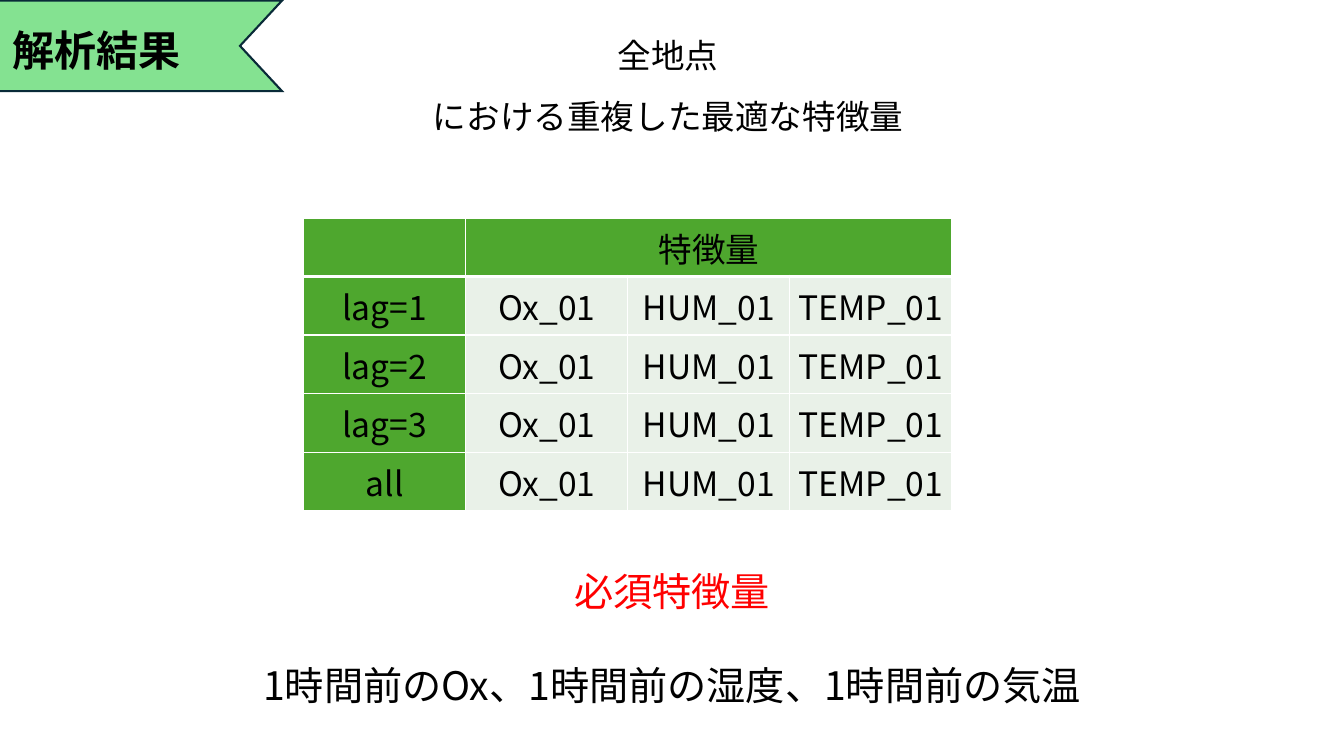
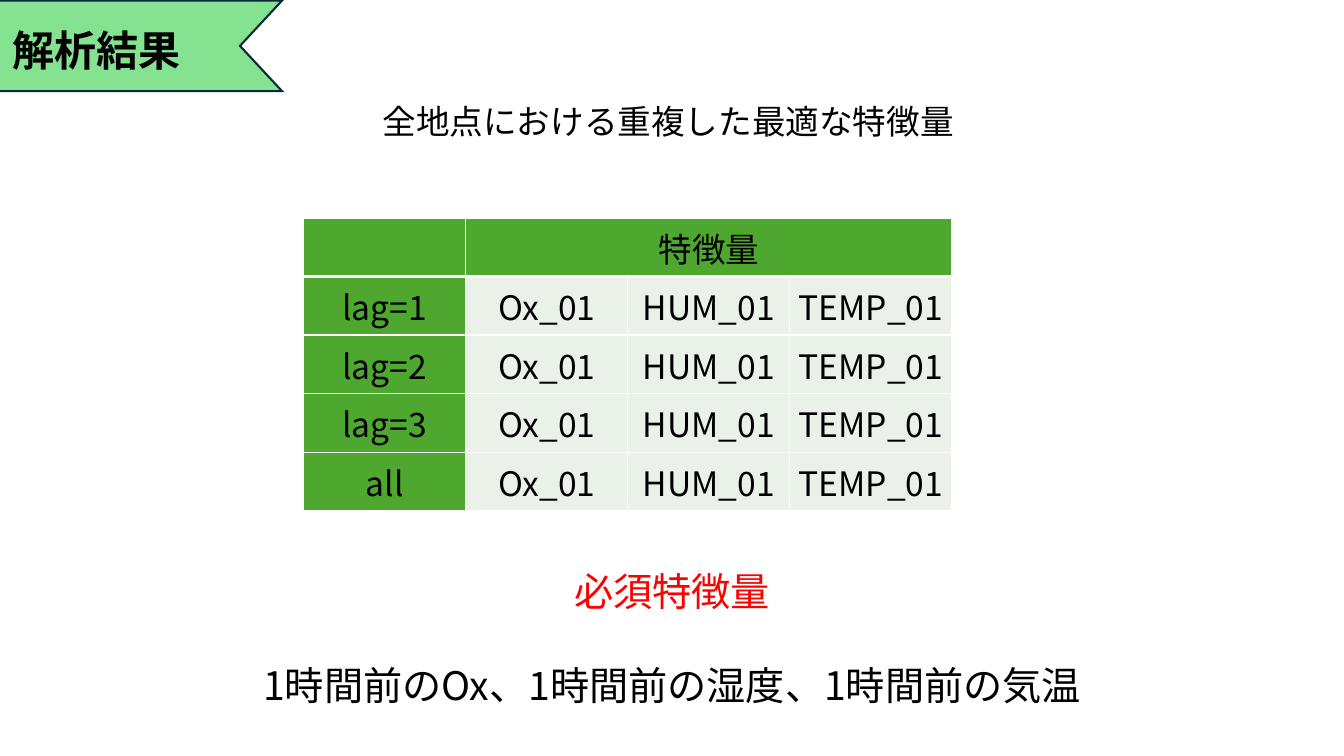
Before and after one commit to Tatsuki0623/lab, a slide deck: slide 12 of out_data/最終発表.pptx (slide 8 before the commit). Drawn at 1344x756 pixels with LibreOffice and Linux fonts; fonts in the diff are those of the drawing. Boxes give left, top, right and bottom in pixels: in the first picture for what was removed or moved away, otherwise in the second. Text is boxed around its words. In the diff, an @@ line names an element or a change of style, - is before the commit and + after.

```diff
--- a/out_data/最終発表.pptx
+++ b/out_data/最終発表.pptx
@@ text at [382,105,953,137]: text changed @@
-全地点
-における重複した最適な特徴量
+全地点における重複した最適な特徴量
```
Also in this commit, not shown: 5 other slides changed, 4 slides added, 4 other files.
